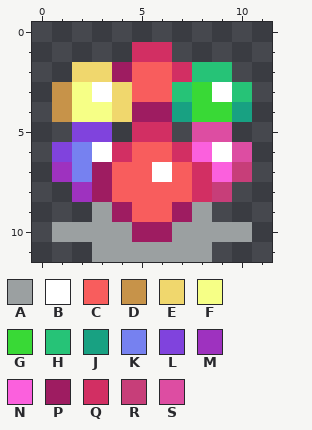
Pixel-art sprite, stored at StardewArchipelago/Textures/Archipelago/Custom/12x12 color icon.png. The first picture shows the starting point.
The file is 12x12 pixels. Colours within 5 levels of each other are drawn and written as one.
Palette (. is transparent): A #9ba0a1  B #ffffff  C #f85d5d  D #c79349  E #f0d76d  F #f6ff86  G #39d936  H #26c377  J #18a182  K #7681f0  L #8043dd  M #9e32bf  N #fb60dd  P #9e1c61  Q #d22f63  R #c73e79  S #dd4da2
After:
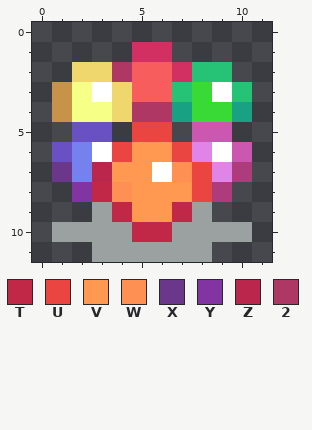
Colours new in this view: T #c12848  U #ea4540  V #ff9952  W #fe9054  X #6a378a  Y #8235a2  Z #bb264c  2 #af3763
Commit: - Replace asset pack for custom icons with the recolored version
The exact change:
Colour L changes from #8043dd to #6a51c3.
Colour N changes from #fb60dd to #e084e8.
Colour R changes from #c73e79 to #ae3b7b.
Colour S changes from #dd4da2 to #cb57b1.
Colour 2 replaces colour P in row 2 at x 4; in row 4 at x 5 to 6.
Colour T replaces colour P in row 8 at x 3; in row 9 at x 4 and 7; in row 10 at x 5 to 6.
Colour U replaces colour Q in row 5 at x 5 to 6; in row 6 at x 4 and 7; in rows 7 to 8 at x 8.
Colour V replaces colour C in row 6 at x 5 to 6; in row 7 at x 4 to 5; in row 8 at x 5 to 7; in row 9 at x 5 to 6.
Colour W replaces colour C in row 7 at x 7; in row 8 at x 4.
Colour X replaces colour M in row 7 at x 1.
Colour Y replaces colour M in row 8 at x 2.
Colour Z replaces colour P in row 7 at x 3.
Where, in picture pixels (left, top, right, bottom), the same in both pictures:
changed: (52, 62, 252, 242)
